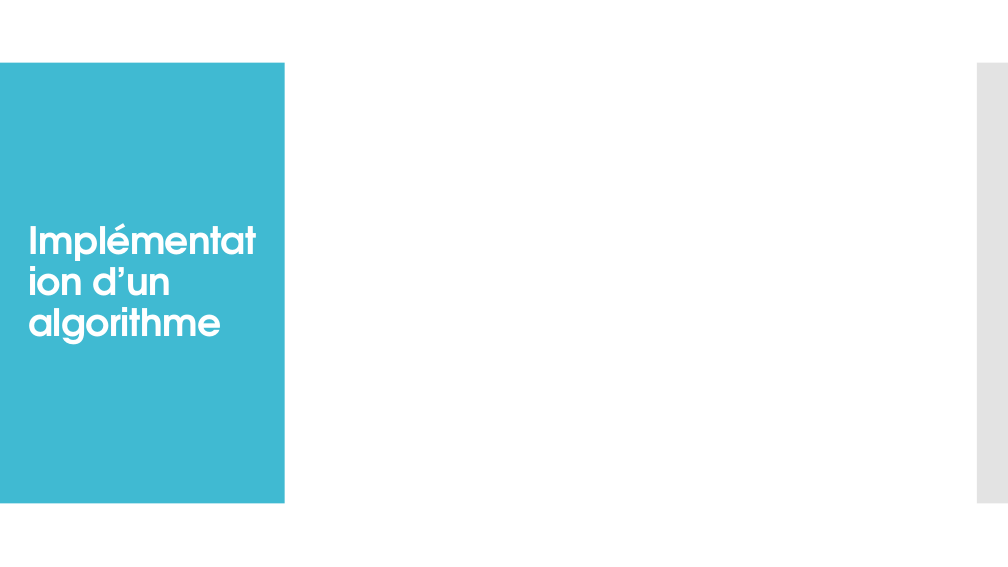
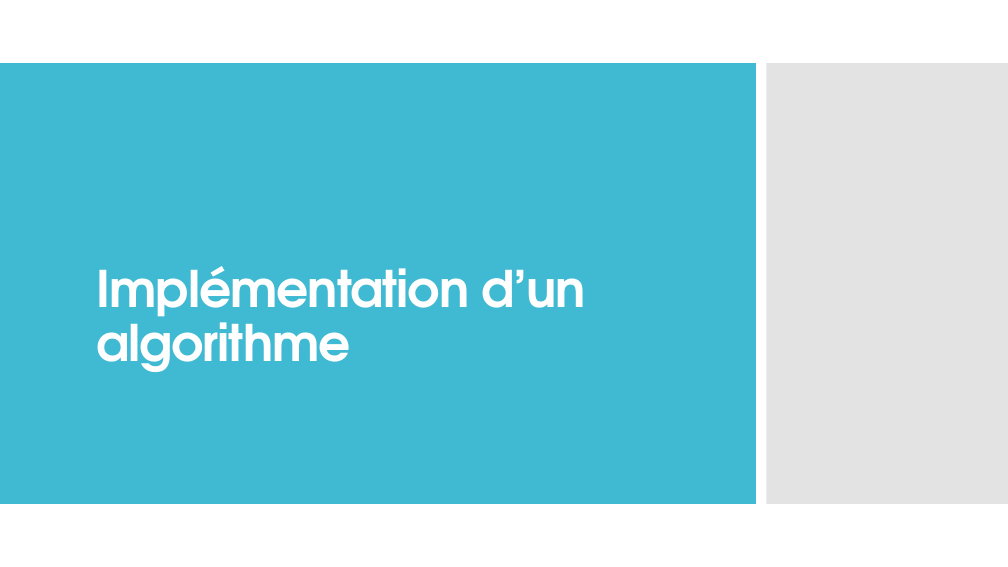
Before and after one commit to Savagerqt/Projet2A, a slide deck: slide 10 of Présentation1.pptx. Drawn at 1008x567 pixels with LibreOffice and Linux fonts; fonts in the diff are those of the drawing; background and template pictures are left out. Boxes give left, top, right and bottom in pixels: in the first picture for what was removed or moved away, otherwise in the second. Text is boxed around its words. In the diff, an @@ line names an element or a change of style, - is before the commit and + after.

```diff
--- a/Présentation1.pptx
+++ b/Présentation1.pptx
@@ rectangle: place and size @@
-rectangle at (0, 63, 285, 504)
+rectangle at (0, 63, 756, 504)
@@ rectangle: place and size @@
-rectangle at (977, 63, 1008, 504)
+rectangle at (767, 63, 1008, 504)
@@ title "Implémentation d’un algorithme": place and size @@
-title "Implémentation d’un algorithme" at (28, 254, 221, 345)
+title "Implémentation d’un algorithme" at (96, 266, 586, 372)
@@ title "Implémentation d’un algorithme" at (96, 266, 586, 372): size 36 to 48 pt, letter spacing -0.6 to -1 pt; vertical alignment middle to bottom @@
```
Also in this commit, not shown: 1 other slide changed, 3 slides added, 11 other files.
